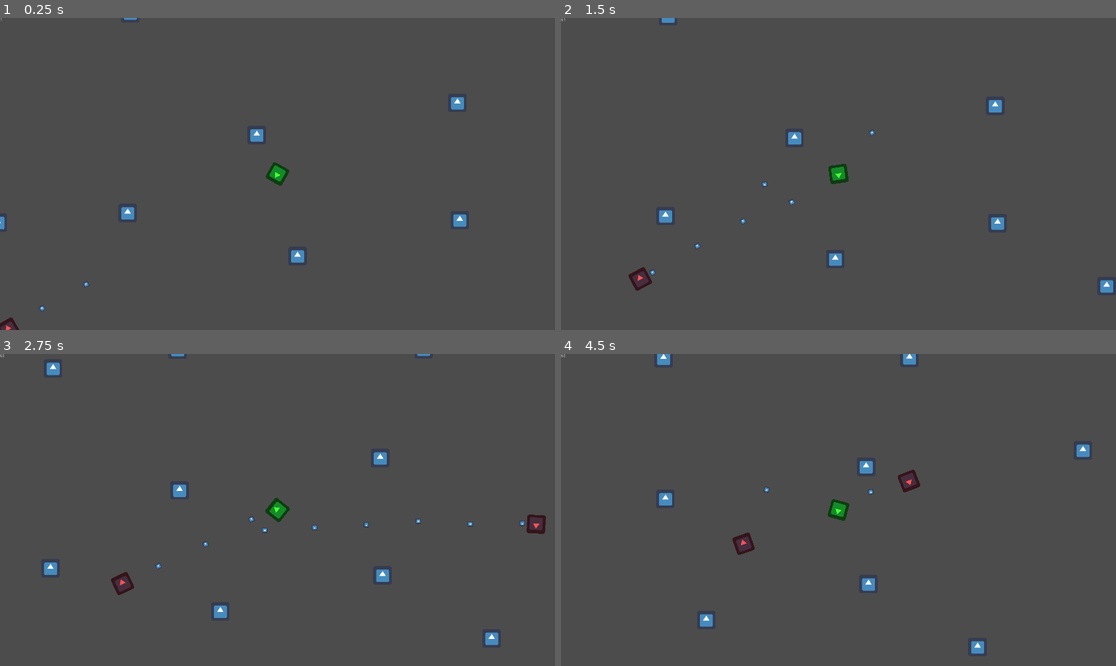
Above: before the commit, frames 1-4 (two rows, left to right).
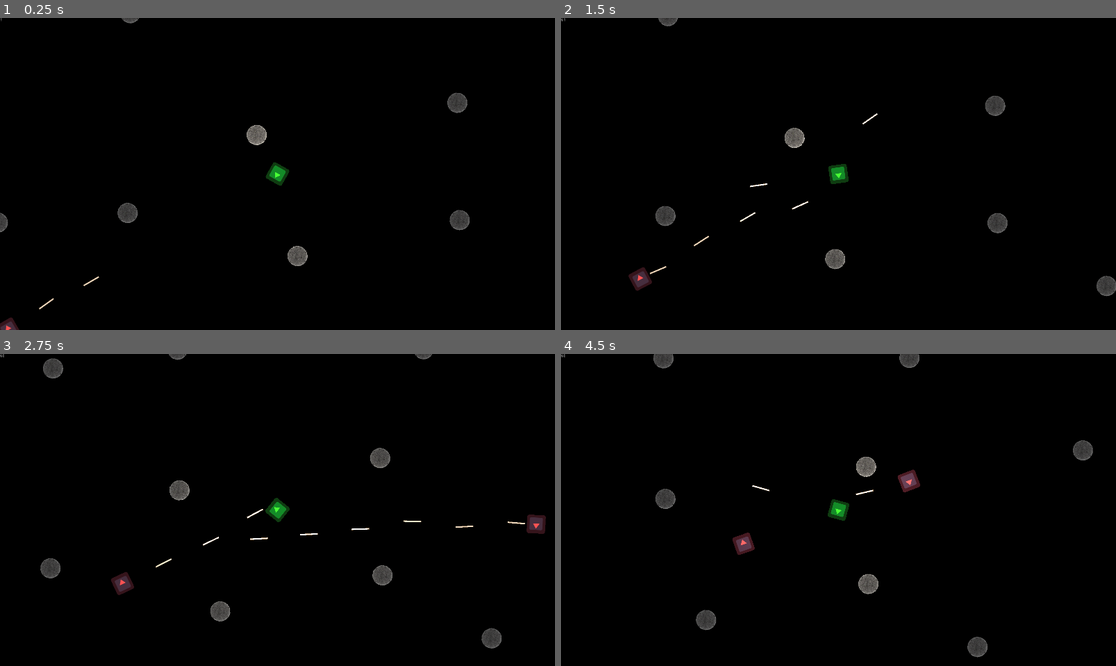
Above: after the commit, the same moments.

Repository: kpfries/moonshot2020
Game: Godot game, scene res://Scenes/Sample_Scene.tscn
Two runs of this game, one before a commit and one after it. Both use one fixed random seed, a clock stepped at 60 frames per second and the inputs below. The project has no main scene, so this scene is started directly. The engine's default icon, where the game draws it, is replaced by a stand-in: a white triangle on a blue panel in a dark square.
Inputs (mouse positions are in pixels of both pictures, inside the frame that each line leads up to):
- Up to frame 1 (0.25 s): no input
- Up to frame 2 (1.5 s): move the mouse to (960, 158) at 0.52 s; hold Up (ui_up) 0.53-1.28 s; hold Right mouse button (grapple) 0.53-1.28 s; move the mouse to (727, 189) at 1.27 s; click (727, 189) at 1.35 s
- Up to frame 3 (2.75 s): move the mouse to (333, 441) at 2.02 s; hold Up (ui_up) from 2.03 s (still down); hold Right mouse button (grapple) from 2.03 s (still down)
- Up to frame 4 (4.5 s): move the mouse to (810, 572) at 2.77 s; release Right mouse button (grapple) at 2.78 s; click (810, 572) at 2.85 s; move the mouse to (1005, 556) at 3.52 s; release Up (ui_up) at 3.53 s; hold Right mouse button (grapple) 3.53-4.28 s; move the mouse to (672, 463) at 4.27 s; click (672, 463) at 4.35 s

The runs differ from the first frame. In frame 1, 100% of the frame differs, in the area x 0-100%, y 0-100%; in frame 2, 99%; in frame 3, 99%; in frame 4, 99%.

Commit message:
Assets
it's not all just icon.png anymore

Diff:
--- a/Scenes/Actors/Player.tscn
+++ b/Scenes/Actors/Player.tscn
@@ -1,8 +1,9 @@
-[gd_scene load_steps=5 format=2]
+[gd_scene load_steps=6 format=2]
 
 [ext_resource path="res://icon.png" type="Texture" id=1]
 [ext_resource path="res://Scripts/Player.gd" type="Script" id=2]
 [ext_resource path="res://Scenes/GUI/Target.tscn" type="PackedScene" id=3]
+[ext_resource path="res://Sprites/Lights/Light01.png" type="Texture" id=4]
 
 [sub_resource type="CircleShape2D" id=1]
 radius = 36.6866
@@ -64,8 +65,12 @@
 
 [node name="Sprite" type="Sprite" parent="PlayerControl"]
 modulate = Color( 0.290196, 1, 0.211765, 1 )
+light_mask = 2
 texture = ExtResource( 1 )
+
+[node name="Light2D" type="Light2D" parent="PlayerControl"]
+texture = ExtResource( 4 )
+color = Color( 0.941176, 0.878431, 0.768627, 1 )
 
 [node name="Target" parent="." instance=ExtResource( 3 )]
 visible = true
-frame = 0
--- a/Scenes/Projectiles/Bullet.tscn
+++ b/Scenes/Projectiles/Bullet.tscn
@@ -1,24 +1,26 @@
 [gd_scene load_steps=4 format=2]
 
-[ext_resource path="res://icon.png" type="Texture" id=1]
+[ext_resource path="res://Sprites/Combat/tracer_bullet.png" type="Texture" id=1]
 [ext_resource path="res://Scripts/Bullet.gd" type="Script" id=2]
 
 [sub_resource type="RectangleShape2D" id=1]
+extents = Vector2( 30.0973, 3.25 )
 
 [node name="Bullet" type="Area2D"]
 position = Vector2( 10, 0 )
 script = ExtResource( 2 )
 
 [node name="CollisionShape2D" type="CollisionShape2D" parent="."]
+position = Vector2( 19.8425, 0 )
 shape = SubResource( 1 )
-
-[node name="Sprite" type="Sprite" parent="."]
-scale = Vector2( 0.3, 0.3 )
-texture = ExtResource( 1 )
 
 [node name="Lifetime" type="Timer" parent="."]
 wait_time = 3.0
 one_shot = true
 autostart = true
+
+[node name="Sprite" type="Sprite" parent="."]
+position = Vector2( 21, 0 )
+texture = ExtResource( 1 )
 [connection signal="body_entered" from="." to="." method="_on_Bullet_body_entered"]
 [connection signal="timeout" from="Lifetime" to="." method="_on_Lifetime_timeout"]
--- a/Scenes/Sample_Scene.tscn
+++ b/Scenes/Sample_Scene.tscn
@@ -1,10 +1,11 @@
-[gd_scene load_steps=6 format=2]
+[gd_scene load_steps=7 format=2]
 
 [ext_resource path="res://Scenes/Actors/Player.tscn" type="PackedScene" id=1]
 [ext_resource path="res://Scenes/GUI/Target.tscn" type="PackedScene" id=2]
 [ext_resource path="res://Scenes/Actors/Enemy_KB.tscn" type="PackedScene" id=3]
 [ext_resource path="res://Scripts/procedural_pop.gd" type="Script" id=4]
 [ext_resource path="res://Scenes/GUI/Primary_Gui.tscn" type="PackedScene" id=5]
+[ext_resource path="res://icon.png" type="Texture" id=6]
 
 [node name="Sample_Scene" type="Node2D"]
 script = ExtResource( 4 )
@@ -40,6 +41,7 @@
 polygon = PoolVector2Array( -10562.6, -6599.37, -471.506, -8321.4, 5865.55, -9251.29, 17162, -1502.18, 14028, 8829.98, -2813.46, 10586.4, -6670.8, 5971.42, -13524.5, 185.408 )
 
 [node name="Target" parent="." instance=ExtResource( 2 )]
+frame = 0
 
 [node name="GUI" parent="." instance=ExtResource( 5 )]
 
@@ -48,3 +50,10 @@
 
 [node name="Enemy_KB2" parent="." instance=ExtResource( 3 )]
 position = Vector2( -981.588, 568.294 )
+
+[node name="Background" type="Sprite" parent="."]
+modulate = Color( 0, 0, 0, 1 )
+position = Vector2( 2650.43, -374.562 )
+scale = Vector2( 469.479, 377.616 )
+z_index = -1
+texture = ExtResource( 6 )
--- a/Scenes/Scenery/Asteroid.tscn
+++ b/Scenes/Scenery/Asteroid.tscn
@@ -1,12 +1,9 @@
-[gd_scene load_steps=4 format=2]
+[gd_scene load_steps=3 format=2]
 
-[ext_resource path="res://icon.png" type="Texture" id=1]
+[ext_resource path="res://Sprites/Asteroids/Asteroid01.png" type="Texture" id=1]
 
 [sub_resource type="CircleShape2D" id=1]
 radius = 34.7023
-
-[sub_resource type="OccluderPolygon2D" id=2]
-polygon = PoolVector2Array( -31.2513, -26.9949, -26.0072, -31.8644, 27.1827, -31.6771, 31.6776, -26.6204, 31.4903, 25.8204, 27.1827, 31.2518, -26.3818, 31.439, -31.6259, 27.6933 )
 
 [node name="Asteroid" type="StaticBody2D"]
 
@@ -14,7 +11,6 @@
 shape = SubResource( 1 )
 
 [node name="Sprite" type="Sprite" parent="."]
+position = Vector2( -1.00113, -1.50169 )
+scale = Vector2( 0.08, 0.08 )
 texture = ExtResource( 1 )
-
-[node name="LightOccluder2D" type="LightOccluder2D" parent="Sprite"]
-occluder = SubResource( 2 )
--- a/Scripts/Bomb.gd
+++ b/Scripts/Bomb.gd
@@ -39,4 +39,4 @@
 	if body.has_method("damage"):
 		body.damage(damage)
 	#play explosion animation
-	queue_free()
+	#queue_free()
--- a/Scripts/Enemy_KB.gd
+++ b/Scripts/Enemy_KB.gd
@@ -5,7 +5,7 @@
 export var targetdistance: int = 300
 export var detection_distance = 1200
 export var acceleration: float = 0.2
-export var bullet_spread: float = 0.1
+export var bullet_spread: float = 0.2
 
 var velocity: Vector2 = Vector2(0,0)
 
Binary file added: Sprites/Asteroids/Asteroid01.png
Not shown, added: Sprites/Asteroids/Asteroid01.png.import
Binary file added: Sprites/Asteroids/NormalMap.png
Not shown, added: Sprites/Asteroids/NormalMap.png.import
Binary file added: Sprites/Asteroids/NormalMap_02_n_n.png
Not shown, added: Sprites/Asteroids/NormalMap_02_n_n.png.import
Binary file added: Sprites/Combat/tracer_bullet.png
Not shown, added: Sprites/Combat/tracer_bullet.png.import
Binary file added: Sprites/Lights/Light01.png
Not shown, added: Sprites/Lights/Light01.png.import
